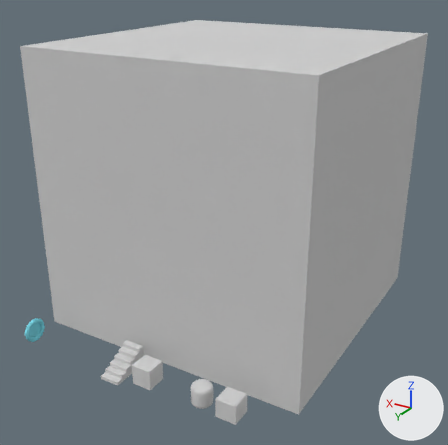
The Blender file android/assets/model/inside_level4_chair.blend, before and after one commit.
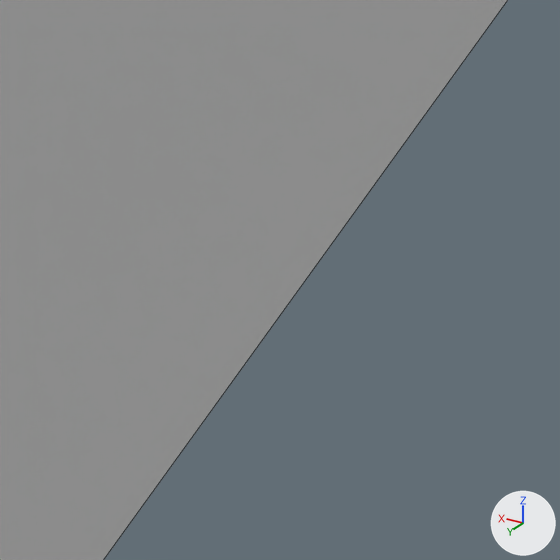
The first picture shows the older version from a camera (50 mm lens) standing at (-30.5, 55.1, 36.5) and looking at (-0.2, 4.5, 11.2). The close-ups show both versions on the part from 71% to 88% of the width and 66% to 83% of the height of that picture; other places that the commit changed are outside them. The lights are fixed; the arrows at lower right show +X, +Y and +Z. The close-ups show mesh edges as thin lines.

In view in the first close-up: 'skybox'.
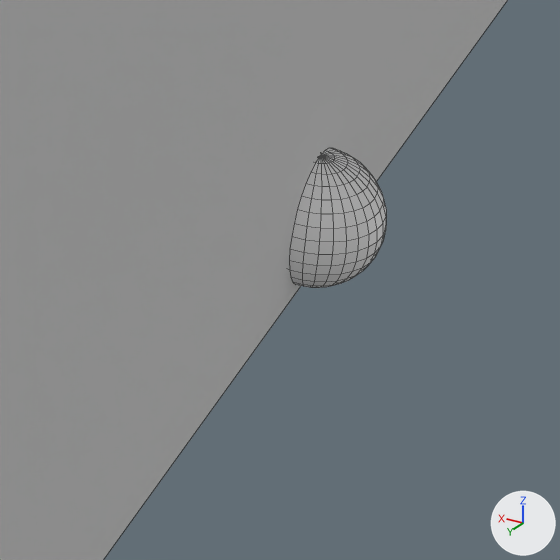
The change, as a list of edits to the scene's bpy script:
```text
Add me_sphere:
    me_sphere.from_pydata(...)  # a UV sphere (32 segments, 16 rings, poles along z) spanning x -1.0..1.0, y -1.0..1.0, z -1.0..1.0
Add ob_sphere_002:
    ob_sphere_002 = bpy.data.objects.new('Sphere.002', me_sphere)
    ob_sphere_002.location = (-14.0, 0.0, 1.0)
```

Pixel boxes [x1, y1, x2, y2] of what changed, in the close-ups (560 x 560 px):
'Sphere.002', added: after [289, 148, 386, 288]
